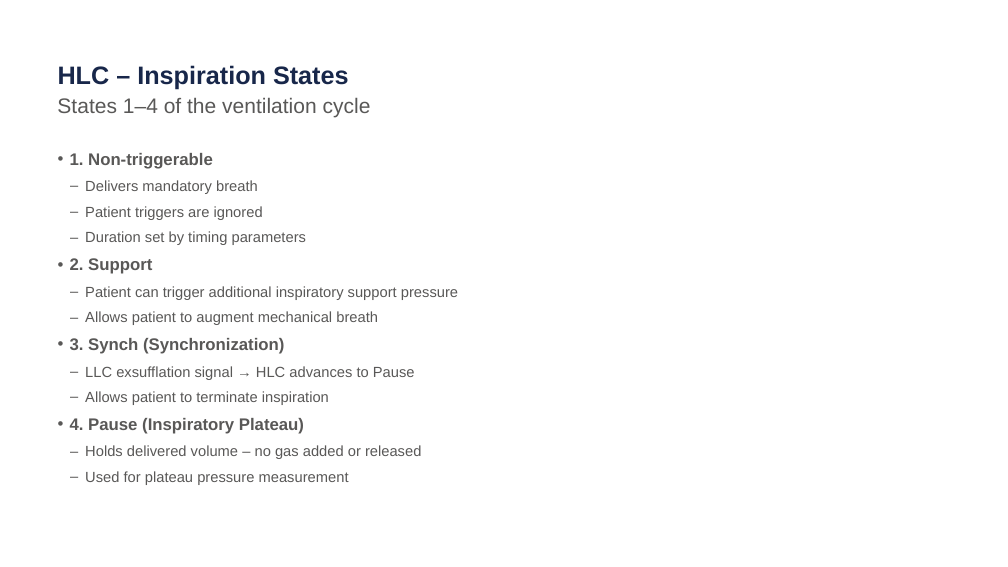
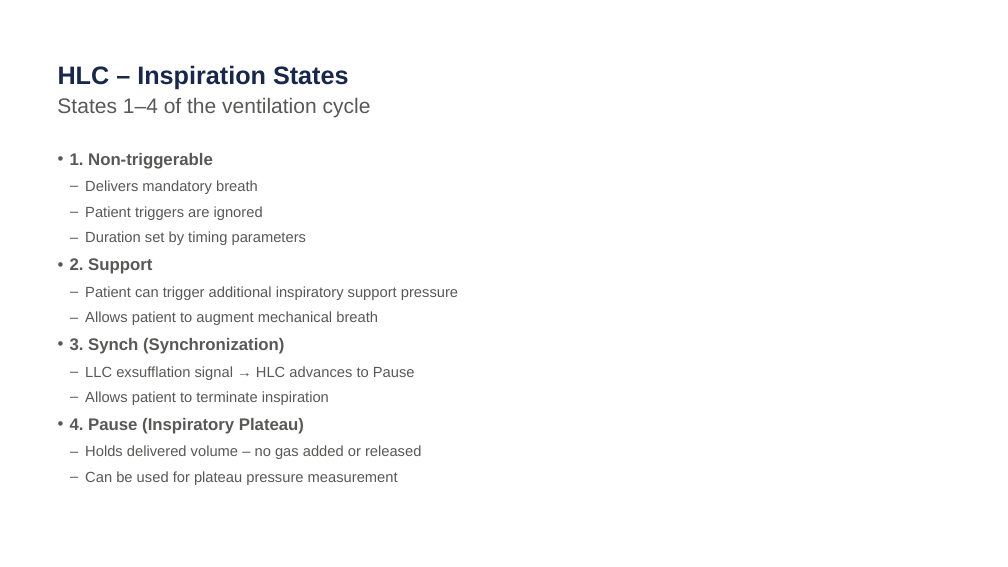
Before and after one commit to Teknosofen/ParallelMixer, a slide deck: slide 17 of documentation/presentation/Ventilator_Control_Architecture.pptx (slide 12 before the commit). Drawn at 1008x567 pixels with LibreOffice and Linux fonts; fonts in the diff are those of the drawing; background and template pictures are left out. Boxes give left, top, right and bottom in pixels: in the first picture for what was removed or moved away, otherwise in the second. Text is boxed around its words. In the diff, an @@ line names an element or a change of style, - is before the commit and + after.

```diff
--- a/documentation/presentation/Ventilator_Control_Architecture.pptx
+++ b/documentation/presentation/Ventilator_Control_Architecture.pptx
@@ text at bbox=[85, 471, 398, 485]: text changed @@
-  ‒ Used for plateau pressure measurement
+  ‒ Can be used for plateau pressure measurement
```
Also in this commit, not shown: 8 other slides changed, 12 slides added, 4 slides removed, 10 other files.
